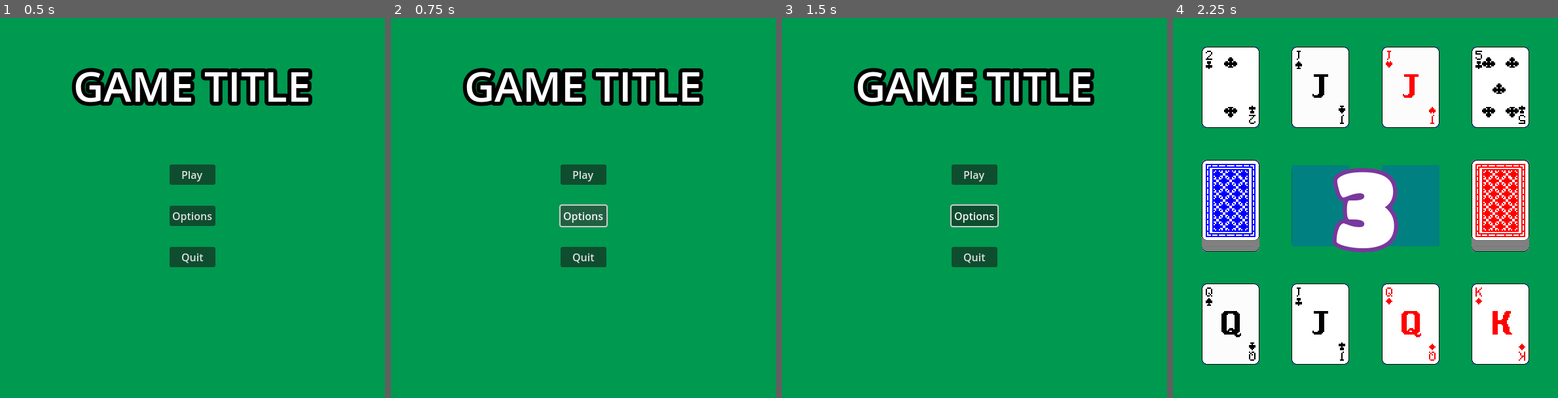
Above: before the commit, frames 1-4 (left to right).
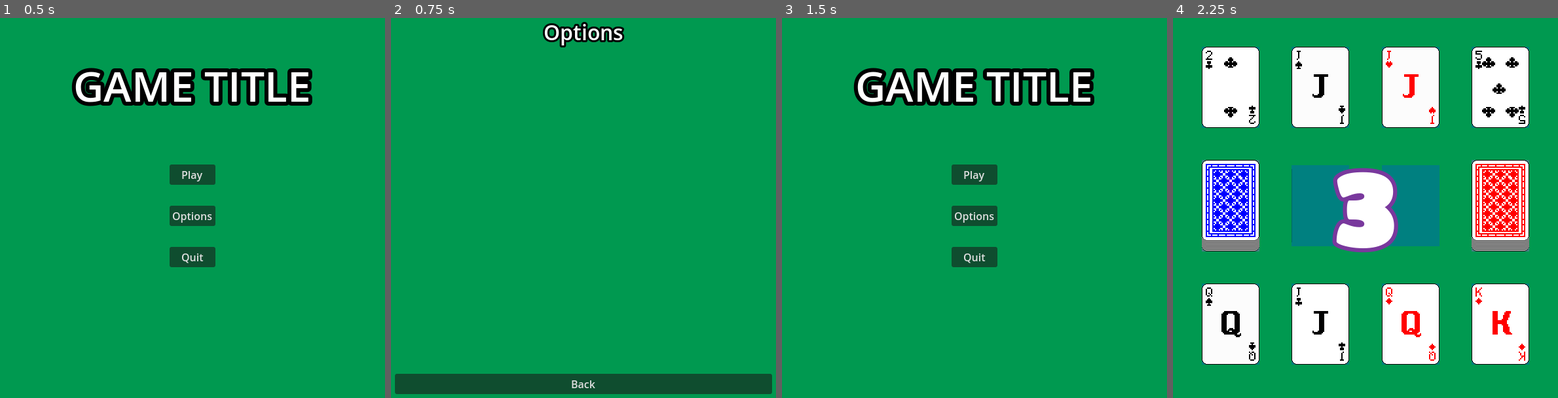
Above: after the commit, the same moments.

Repository: batako/Speed-on-Godot
Game: Godot game, scene res://scenes/menu/main/main_menu.tscn
Same seed, same stepped clock (60 frames per second), same inputs: the game is played once before the commit and once after it. This scene is started directly instead of the project's main scene.
Inputs (mouse positions are in pixels of both pictures, inside the frame that each line leads up to):
- Up to frame 1 (0.5 s): no input
- Up to frame 2 (0.75 s): click "Options" at 0.5 s
- Up to frame 3 (1.5 s): click (974, 382) at 1.25 s, where only the run after the commit has a clickable "Back"
- Up to frame 4 (2.25 s): click "Play" at 2 s

Frame 1 is identical in both runs. In frame 2, 13% of the frame differs, in the area x 1-99%, y 1-99%; in frame 3, 0.1%; in frame 4, nothing differs.

Commit message:
オプションメニューを追加

Diff:
--- a/scenes/menu/main/main_menu.gd
+++ b/scenes/menu/main/main_menu.gd
@@ -1,3 +1,4 @@
+class_name MainMenu
 extends Control
 
 
@@ -5,8 +6,11 @@
 @onready var options_button: Button = $MarginContainer/HBoxContainer/VBoxContainer/Options
 @onready var quit_button: Button = $MarginContainer/HBoxContainer/VBoxContainer/Quit
 
+@onready var options_menu: OptionsMenu = $OptionsMenu
+
+@onready var margin_container: MarginContainer = $MarginContainer
+
 const GAME_PLAY: PackedScene = preload("res://scenes/game_play.tscn")
-#const OPTIONS_MENU: PackedScene = preload("res://scenes/menu/options/options_menu.tscn")
 
 
 func _ready() -> void:
@@ -18,15 +22,22 @@
 
 
 func _on_options_pressed() -> void:
-	#get_tree().change_scene_to_packed(OPTIONS_MENU)
-	print("オプションに移動")
+	margin_container.visible = false
+	options_menu.set_process(true)
+	options_menu.visible = true
 
 
 func _on_quit_pressed() -> void:
 	get_tree().quit()
 
 
+func _on_exit_options_menu() -> void:
+	margin_container.visible = true
+	options_menu.visible = false
+
+
 func handle_connectiong_signals() -> void:
 	play_button.pressed.connect(_on_play_pressed)
 	options_button.pressed.connect(_on_options_pressed)
 	quit_button.pressed.connect(_on_quit_pressed)
+	options_menu.exit_options_menu.connect(_on_exit_options_menu)
--- a/scenes/menu/main/main_menu.tscn
+++ b/scenes/menu/main/main_menu.tscn
@@ -1,6 +1,7 @@
-[gd_scene load_steps=3 format=3 uid="uid://br7hkoybk2tch"]
+[gd_scene load_steps=4 format=3 uid="uid://br7hkoybk2tch"]
 
 [ext_resource type="Script" path="res://scenes/menu/main/main_menu.gd" id="1_de3fe"]
+[ext_resource type="PackedScene" uid="uid://xpxoediubkgv" path="res://scenes/menu/options/options_menu.tscn" id="3_cddi2"]
 
 [sub_resource type="SystemFont" id="SystemFont_p4m7w"]
 font_names = PackedStringArray("Impact")
@@ -74,3 +75,7 @@
 [node name="Quit" type="Button" parent="MarginContainer/HBoxContainer/VBoxContainer"]
 layout_mode = 2
 text = "Quit"
+
+[node name="OptionsMenu" parent="." instance=ExtResource("3_cddi2")]
+visible = false
+layout_mode = 1
--- /dev/null
+++ b/scenes/menu/options/options_menu.gd
@@ -0,0 +1,21 @@
+class_name OptionsMenu
+extends Control
+
+
+@onready var back_button: Button = $MarginContainer/VBoxContainer/Back
+
+signal exit_options_menu
+
+
+func _ready() -> void:
+	handle_connectiong_signals()
+	set_process(false)
+
+
+func _on_back_pressed() -> void:
+	#exit_options_menu.emit()
+	emit_signal("exit_options_menu")
+	set_process(false)
+
+func handle_connectiong_signals() -> void:
+	back_button.pressed.connect(_on_back_pressed)
--- /dev/null
+++ b/scenes/menu/options/options_menu.tscn
@@ -0,0 +1,45 @@
+[gd_scene load_steps=3 format=3 uid="uid://xpxoediubkgv"]
+
+[ext_resource type="Script" path="res://scenes/menu/options/options_menu.gd" id="1_vmxj7"]
+
+[sub_resource type="SystemFont" id="SystemFont_kwdmj"]
+font_names = PackedStringArray("Impact")
+
+[node name="OptionsMenu" type="Control"]
+layout_mode = 3
+anchors_preset = 15
+anchor_right = 1.0
+anchor_bottom = 1.0
+grow_horizontal = 2
+grow_vertical = 2
+script = ExtResource("1_vmxj7")
+
+[node name="MarginContainer" type="MarginContainer" parent="."]
+layout_mode = 1
+anchors_preset = 15
+anchor_right = 1.0
+anchor_bottom = 1.0
+grow_horizontal = 2
+grow_vertical = 2
+theme_override_constants/margin_left = 12
+theme_override_constants/margin_top = 12
+theme_override_constants/margin_right = 12
+theme_override_constants/margin_bottom = 12
+
+[node name="VBoxContainer" type="VBoxContainer" parent="MarginContainer"]
+layout_mode = 2
+
+[node name="Title" type="Label" parent="MarginContainer/VBoxContainer"]
+layout_mode = 2
+theme_override_colors/font_outline_color = Color(0, 0, 0, 1)
+theme_override_constants/outline_size = 12
+theme_override_fonts/font = SubResource("SystemFont_kwdmj")
+theme_override_font_sizes/font_size = 32
+text = "Options"
+horizontal_alignment = 1
+vertical_alignment = 1
+
+[node name="Back" type="Button" parent="MarginContainer/VBoxContainer"]
+layout_mode = 2
+size_flags_vertical = 10
+text = "Back"
